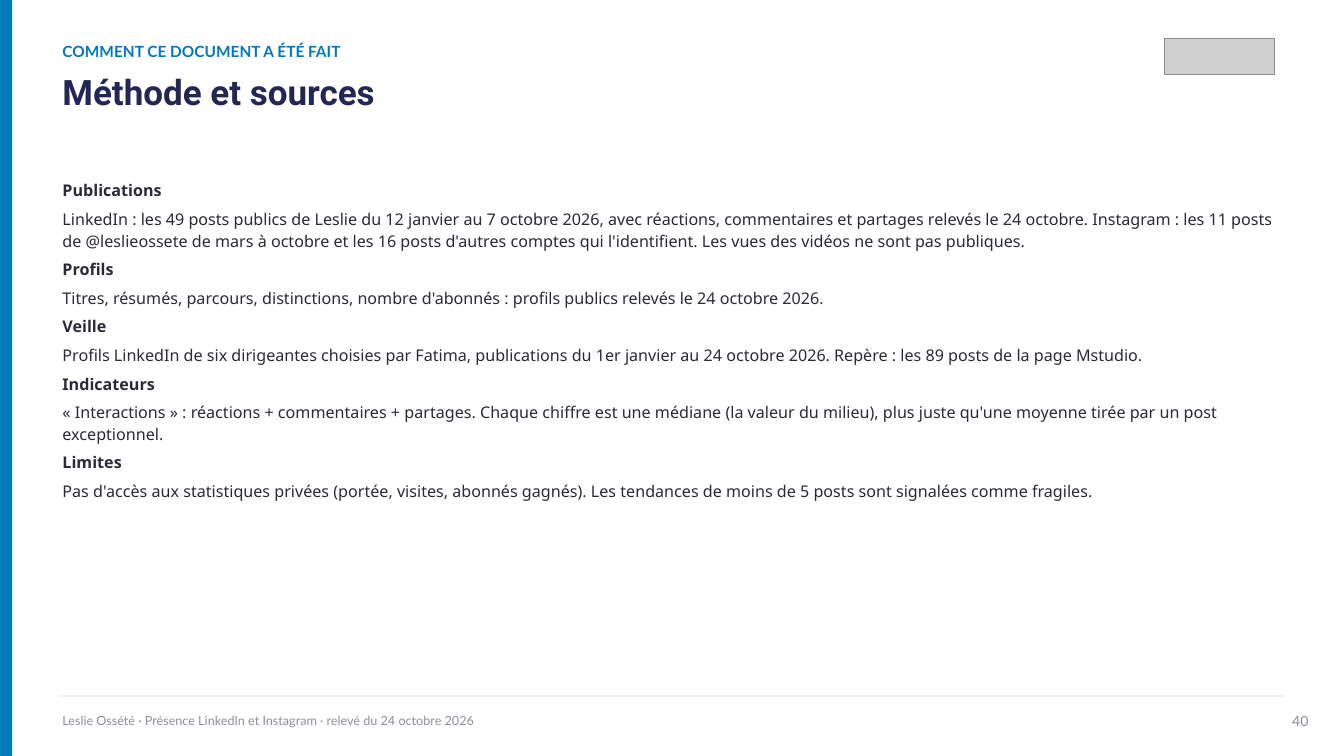
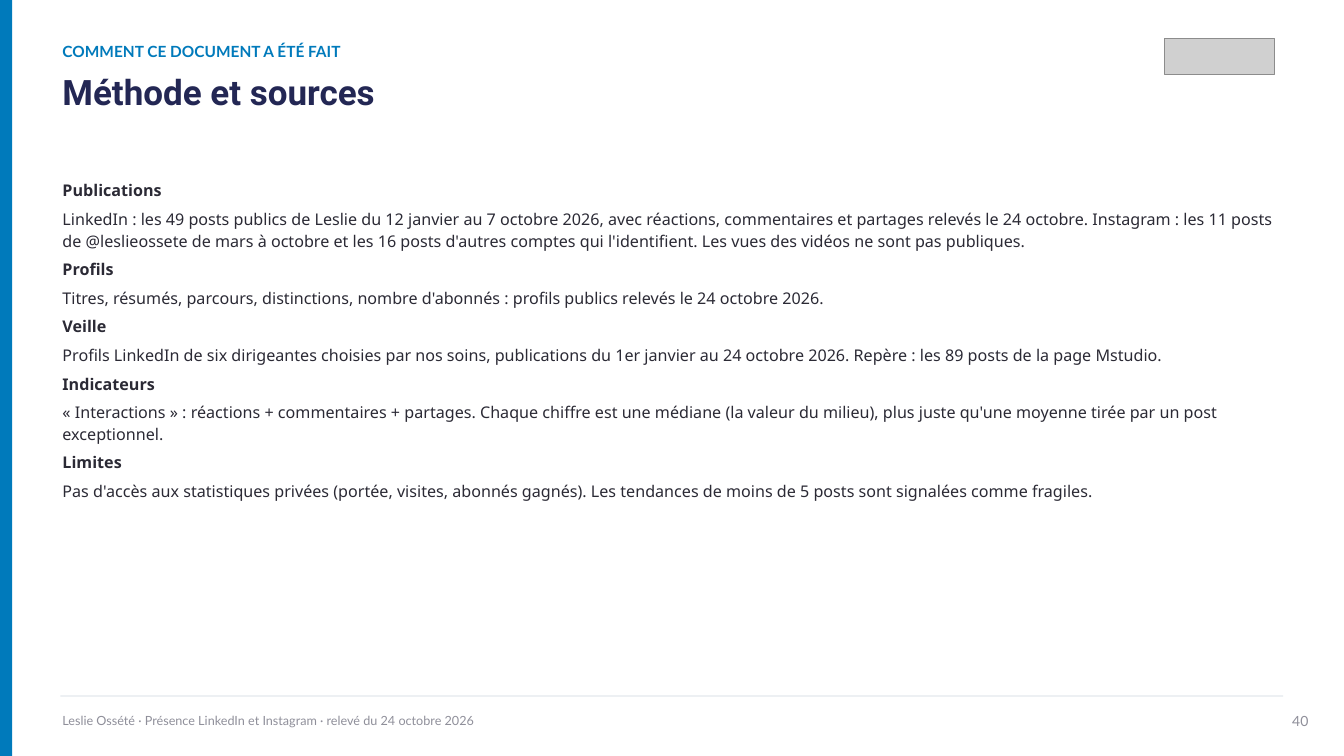
Before and after one commit to leslita06/fatima-unifood-fictif, a slide deck: slide 40 of leslie-linkedin/v.pptx. Drawn at 1344x756 pixels with LibreOffice and Linux fonts; fonts in the diff are those of the drawing; grey boxes stand for pictures. Boxes give left, top, right and bottom in pixels: in the first picture for what was removed or moved away, otherwise in the second. Text is boxed around its words. In the diff, an @@ line names an element or a change of style, - is before the commit and + after.

```diff
--- a/leslie-linkedin/v.pptx
+++ b/leslie-linkedin/v.pptx
@@ text at <box>62,348,1162,365</box>: text changed @@
-Profils LinkedIn de six dirigeantes choisies par Fatima, publications du 1er janvier au 24 octobre 2026. Repère : les 89 posts de la page Mstudio.
+Profils LinkedIn de six dirigeantes choisies par nos soins, publications du 1er janvier au 24 octobre 2026. Repère : les 89 posts de la page Mstudio.
```
Also in this commit, not shown: 2 other slides changed.
